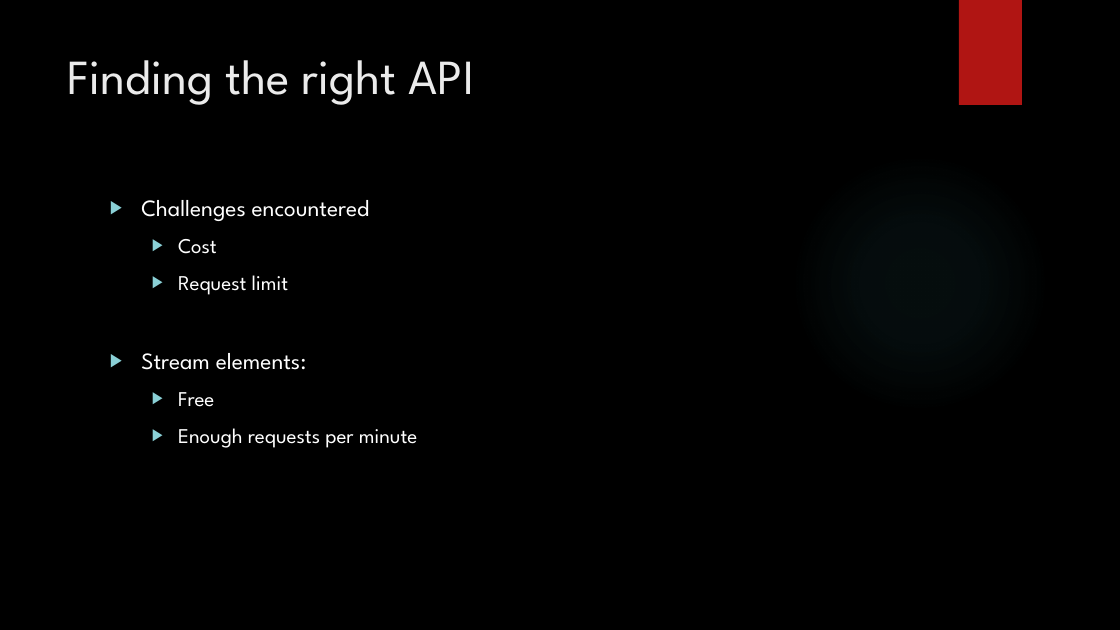
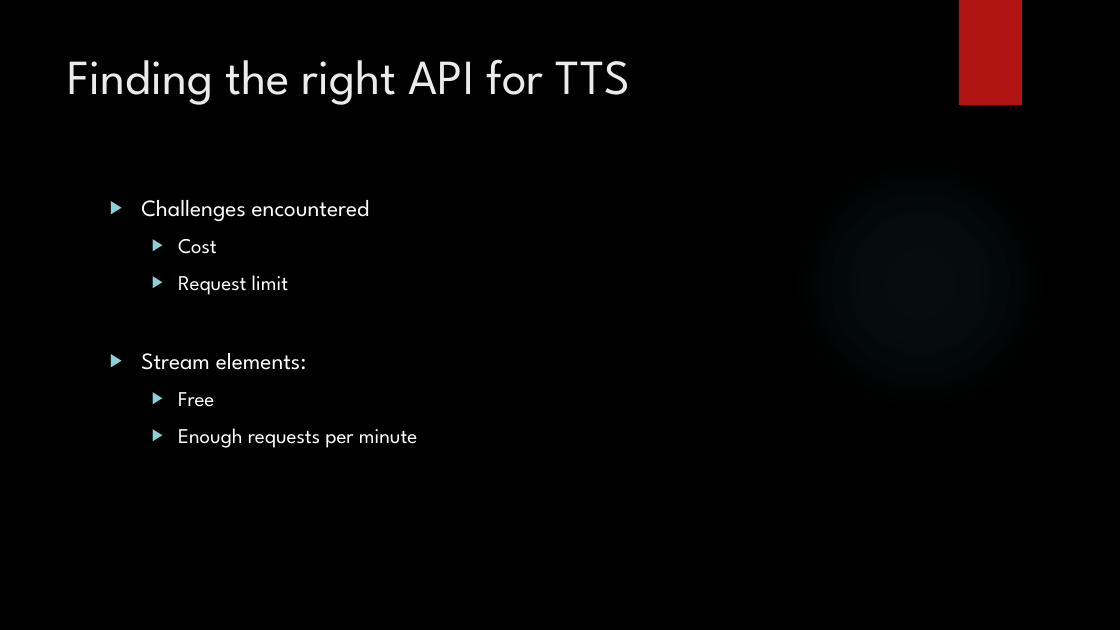
Before and after one commit to ChristinaDarstbanian/ChristinaDarstbanian, a slide deck: slide 10 of Hackathon Shadi Christina.pptx (slide 9 before the commit). Drawn at 1120x630 pixels with LibreOffice and Linux fonts; fonts in the diff are those of the drawing; background and template pictures are left out. Boxes give left, top, right and bottom in pixels: in the first picture for what was removed or moved away, otherwise in the second. Text is boxed around its words. In the diff, an @@ line names an element or a change of style, - is before the commit and + after.

```diff
--- a/Hackathon Shadi Christina.pptx
+++ b/Hackathon Shadi Christina.pptx
@@ title at <box>68,59,630,105</box>: text changed @@
-Finding the right API
+Finding the right API for TTS
```
Also in this commit, not shown: 4 other slides changed, 4 slides added, 1 slide removed, 9 other files.
